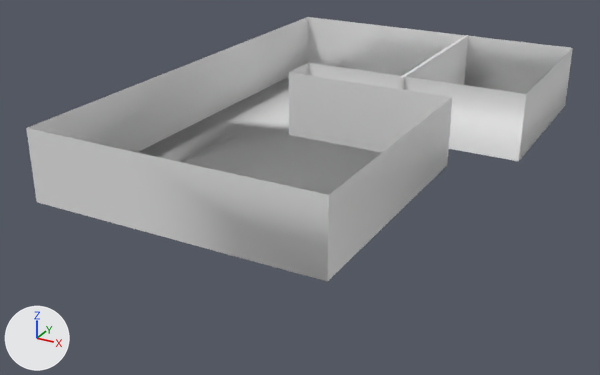
The FBX model Assets/Models/firstfloor.fbx: old version first, new version second.
Rendered twice from a 50 mm lens placed at (12.26, -20.02, 11.28), pointed at (-0.41, 3.03, -0.24). Arrows for +X, +Y and +Z are at lower left; the lights stay in place. Vertices at the same position are counted once.
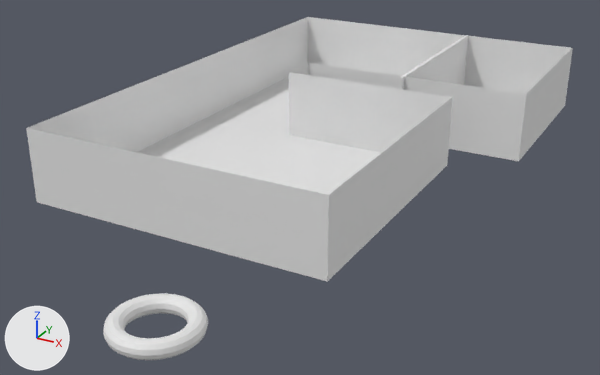
Location of each change, (x1, y1, x2, y2) in pixels of the pictures (600 x 375 px; the box of a moved part takes in the faces that stretch with it):
'Cube', reshaped (29% taller): before (26, 17, 573, 282); after (26, 17, 573, 360)
part 1 of me_cube_002, added: after (103, 293, 208, 360)
part 2 of me_cube_002, moved or reshaped: (137, 77, 381, 195) in both

What changed in the scene script:
```text
Change me_cube_002:
    used by ob_cube; location = (1.2, 2.47, 1.67); rotation_euler = (-3.142, 0.0, 0.0), in degrees (-180, 0, 0); scale = (-0.0606, -1.0, -1.0)
    remove me_cube_002.from_pydata(...)  # 48 vertices, 39 faces; spans x -75.0..132.0, y -5.0..13.0, z -2.0..1.0
    add me_cube_002.from_pydata(...)  # 624 vertices, 615 faces; spans x -75.0..132.0, y -10.0..13.0, z -2.0..1.0
    me_cube_002 part 1: a new loose piece of 576 vertices spanning x -17.0..24.0, y -10.0..-8.0, z -2.0..-1.0, in mat_material (white #e7e7e7)
    me_cube_002 part 2
    5 faces are deleted
    5 new faces join them
```
